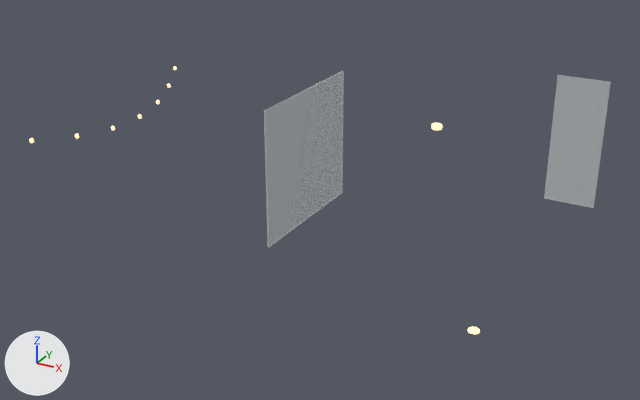
One commit to the glTF model site/public/models/baked/room-terrace-fixtures.gltf: the scene before it, then after it.
Before and after are seen from a camera (50 mm lens) standing at (1.86, -1.79, 2.53) and looking at (-0.46, 2.43, 0.41). Arrows for +X, +Y and +Z are at lower left; the lights stay in place. The older version comes first. Vertices at exactly the same position are counted once.

Objects in the first picture: 'room-terrace.baked.glass.001' and 1 more.
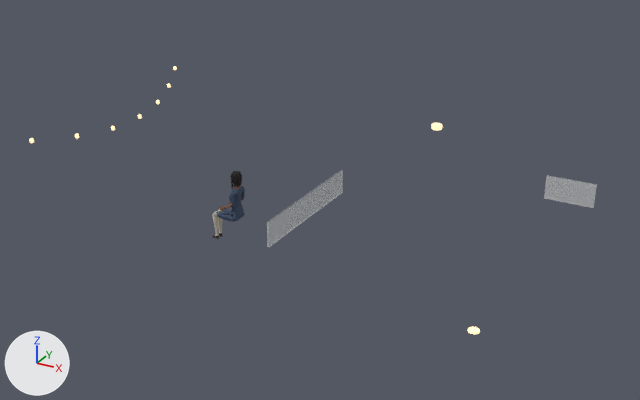
Pixel boxes (x1, y1, x2, y2) of what changed, in the pictures (640 x 400 px):
```json
{"object": "room-terrace.baked.glass.001", "change": "reshaped", "before": [264, 71, 611, 247], "after": [267, 170, 597, 247], "on screen": "56% shorter"}
{"object": "room-terrace.baked.flat.001", "change": "added", "after": [212, 171, 245, 239], "faces in mat_fix_person_ent__3d4f6b_002 (dark blue #364760)": [215, 186, 245, 221], "faces in mat_fix_person_ent__16120f_002 (black #130f0c)": [230, 171, 242, 189], "faces in mat_fix_person_ent__d8cfbd_002 (light grey #c4bbab)": [212, 208, 222, 236]}
```

Scene script edits in JSON lines:
```json
{"op": "add", "block": "mat_fix_person_ent__3a2e26_002", "code": ["mat_fix_person_ent__3a2e26_002 = principled_material('fix.Person Ent #3A2E26.002')", "mat_fix_person_ent__3a2e26_002.base_color = (0.0338, 0.0219, 0.0155)  # brown #342921", "mat_fix_person_ent__3a2e26_002.roughness = 0.8"]}
{"op": "add", "block": "mat_fix_person_ent__d8cfbd_002", "code": ["mat_fix_person_ent__d8cfbd_002 = principled_material('fix.Person Ent #D8CFBD.002')", "mat_fix_person_ent__d8cfbd_002.base_color = (0.549, 0.499, 0.407)  # light grey #c4bbab", "mat_fix_person_ent__d8cfbd_002.roughness = 0.8"]}
{"op": "add", "block": "mat_fix_person_ent__16120f_002", "code": ["mat_fix_person_ent__16120f_002 = principled_material('fix.Person Ent #16120F.002')", "mat_fix_person_ent__16120f_002.base_color = (0.00642, 0.00484, 0.00382)  # black #130f0c", "mat_fix_person_ent__16120f_002.roughness = 0.8"]}
{"op": "add", "block": "mat_fix_person_ent__8d5a3b_002", "code": ["mat_fix_person_ent__8d5a3b_002 = principled_material('fix.Person Ent #8D5A3B.002')", "mat_fix_person_ent__8d5a3b_002.base_color = (0.213, 0.0818, 0.035)  # brown #7f5135", "mat_fix_person_ent__8d5a3b_002.roughness = 0.8"]}
{"op": "add", "block": "mat_fix_person_ent__3d4f6b_002", "code": ["mat_fix_person_ent__3d4f6b_002 = principled_material('fix.Person Ent #3D4F6B.002')", "mat_fix_person_ent__3d4f6b_002.base_color = (0.0373, 0.0625, 0.118)  # dark blue #364760", "mat_fix_person_ent__3d4f6b_002.roughness = 0.8"]}
{"block": "me_room_terrace_baked_004", "where": "# used by ob_room_terrace_baked_glass_001; location = (0.0, 0.0, 0.0)"}
{"op": "remove", "block": "me_room_terrace_baked_004", "code": "me_room_terrace_baked_004.from_pydata(...)  # 16 vertices, 24 faces; spans x -0.58..0.917, y 2.026..3.476, z 0.254..1.064"}
{"op": "add", "block": "me_room_terrace_baked_004", "code": "me_room_terrace_baked_004.from_pydata(...)  # 16 vertices, 20 faces; spans x -0.58..0.917, y 2.026..3.476, z 0.254..0.41"}
{"block": "me_room_terrace_baked_004", "change": "me_room_terrace_baked_004 part 1"}
{"block": "me_room_terrace_baked_004", "change": "8 vertices are removed from x -0.58..0.917, y 2.026..3.476, z 1.064"}
{"block": "me_room_terrace_baked_004", "change": "20 faces are deleted"}
{"block": "me_room_terrace_baked_004", "change": "8 new vertices lie (0.0, 0.0, 0.156) away from vertices in x -0.58..0.917, y 2.026..3.476, z 0.254"}
{"block": "me_room_terrace_baked_004", "change": "16 new faces join them"}
{"op": "add", "block": "me_room_terrace_baked_007", "code": ["me_room_terrace_baked_007 = bpy.data.meshes.new('room-terrace.baked.007')", "me_room_terrace_baked_007.from_pydata(...)  # 1377 vertices, 2379 faces; spans x -1.225..-0.995, y 2.333..2.467, z 0.012..0.498", "# faces by material slot: [632, 238, 443, 206, 860]", "me_room_terrace_baked_007.materials.append(mat_fix_person_ent__8d5a3b_002)  # brown #7f5135", "me_room_terrace_baked_007.materials.append(mat_fix_person_ent__d8cfbd_002)  # light grey #c4bbab", "me_room_terrace_baked_007.materials.append(mat_fix_person_ent__16120f_002)  # black #130f0c", "me_room_terrace_baked_007.materials.append(mat_fix_person_ent__3a2e26_002)  # brown #342921", "me_room_terrace_baked_007.materials.append(mat_fix_person_ent__3d4f6b_002)  # dark blue #364760"]}
{"op": "add", "block": "ob_room_terrace_baked_flat_001", "code": ["ob_room_terrace_baked_flat_001 = bpy.data.objects.new('room-terrace.baked.flat.001', me_room_terrace_baked_007)", "ob_room_terrace_baked_flat_001.location = (0.0, 0.0, 0.0)"]}
```
